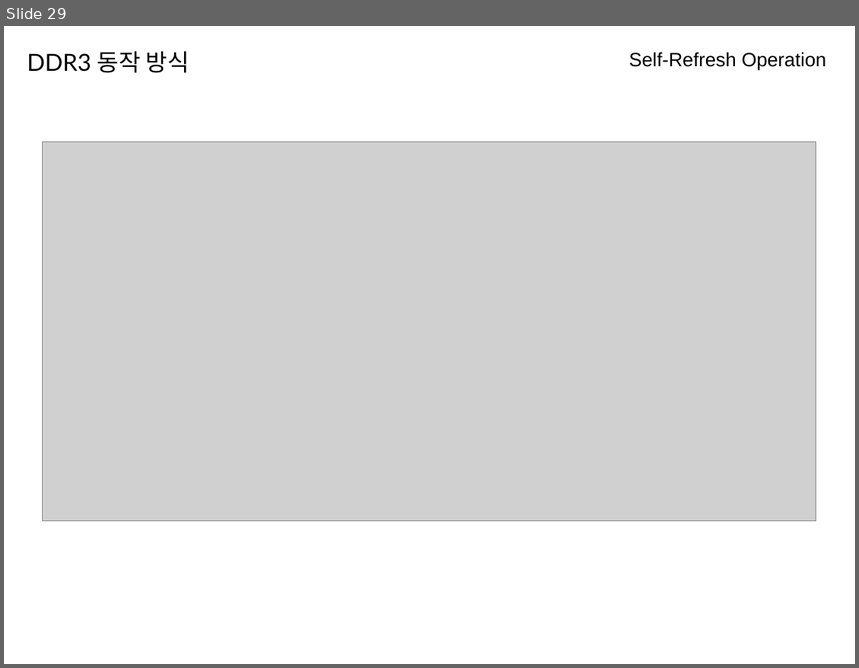
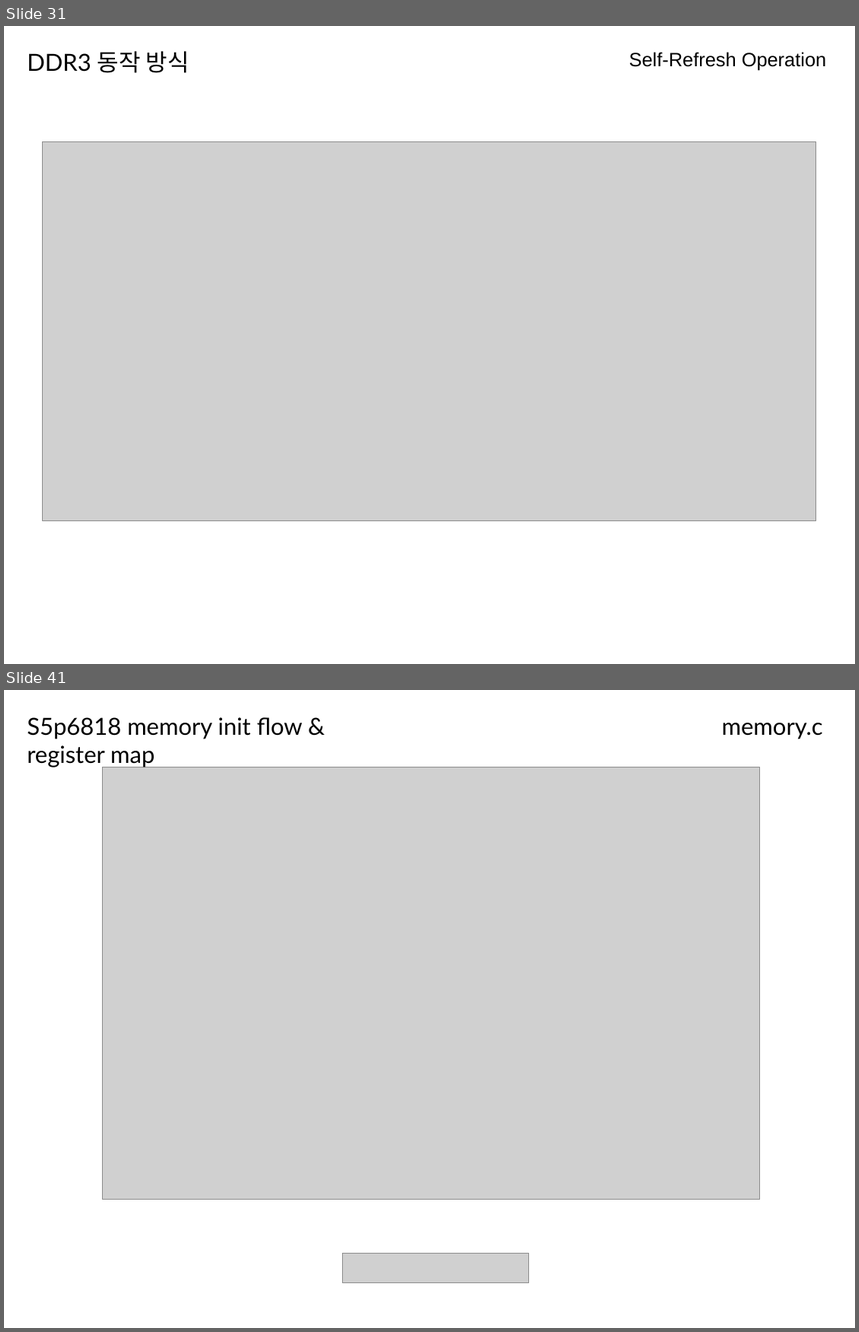
Before and after one commit to kchhero/kchhero.github.io, a slide deck: _posts_data/DDR3_세미나.odp. Shown one above the other, each under a label of ours: slide 29 before the commit, slides 31 and 41 after it; the slides between them are not shown. The pictures are 859x668 and 859x1332 pixels, drawn with LibreOffice and Linux fonts; fonts in the diff are those of the drawing; grey boxes stand for pictures. Boxes give left, top, right and bottom in pixels: in the first picture for what was removed or moved away, otherwise in the second. Text is boxed around its words. In the diff, an @@ line names an element or a change of style, - is before the commit and + after.

```diff
--- a/_posts_data/DDR3_세미나.odp
+++ b/_posts_data/DDR3_세미나.odp
@@ slide 41 added at (x1=4, y1=690, x2=855, y2=1328), background #FFFFFF @@
@@ text added at (x1=27, y1=717, x2=303, y2=768), 22 pt, text #000000 @@
+S5p6818 memory init flow & register map
@@ text added at (x1=722, y1=723, x2=823, y2=739), 22 pt, text #000000 @@
+memory.c
@@ picture added at (x1=103, y1=768, x2=760, y2=1200) @@
@@ picture added at (x1=342, y1=1254, x2=529, y2=1284) @@
@@ what was slide 29 is now slide 31 @@
```
Also in this commit, not shown: 1 slide changed, 26 other slides added, 10 slides removed.
